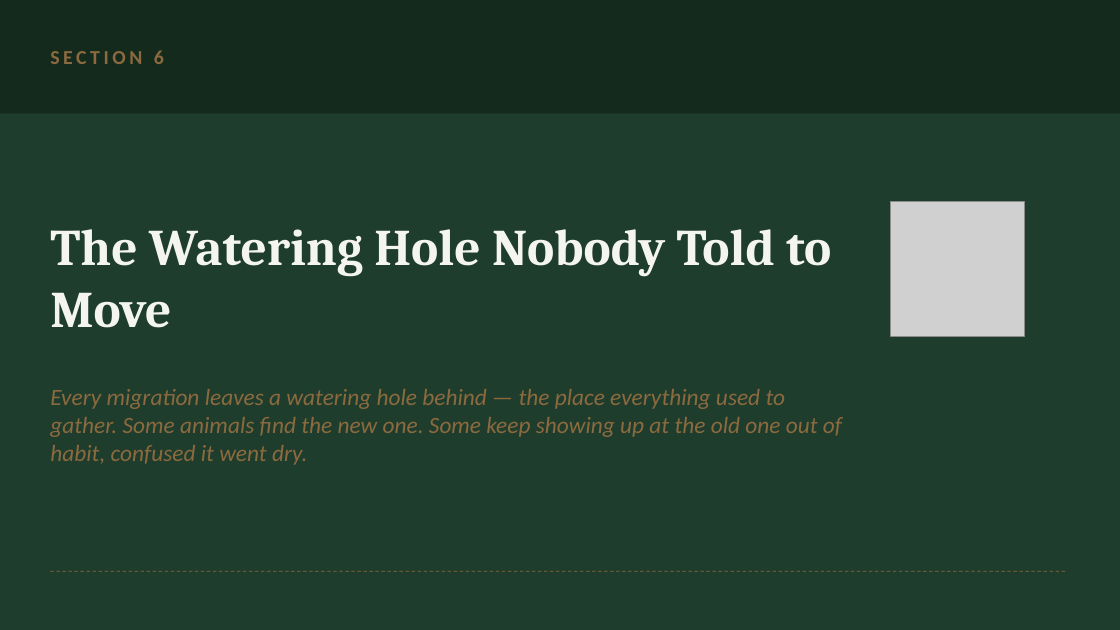
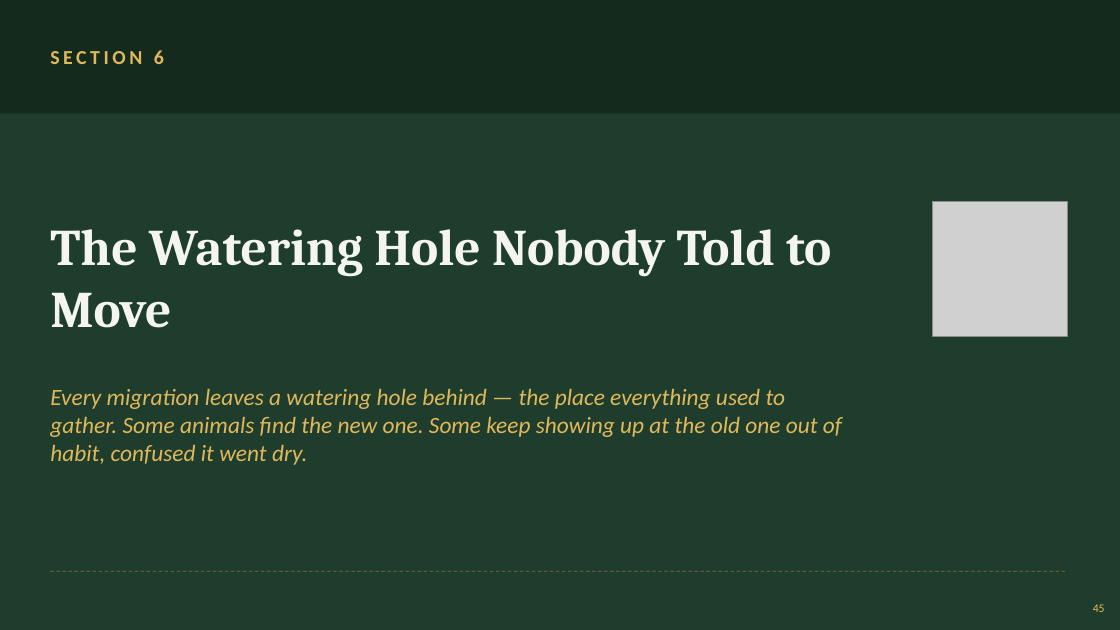
Before and after one commit to neumann1990/Azure_DevOps_To_GitHub, a slide deck: slide 45 of presentation/azure-devops-to-github-the-great-migration-FULL-DECK.pptx (slide 44 before the commit). Drawn at 1120x630 pixels with LibreOffice and Linux fonts; fonts in the diff are those of the drawing; grey boxes stand for pictures. Boxes give left, top, right and bottom in pixels: in the first picture for what was removed or moved away, otherwise in the second. Text is boxed around its words. In the diff, an @@ line names an element or a change of style, - is before the commit and + after.

Commit message:
More styling changes to PP

```diff
--- a/presentation/azure-devops-to-github-the-great-migration-FULL-DECK.pptx
+++ b/presentation/azure-devops-to-github-the-great-migration-FULL-DECK.pptx
@@ text "SECTION 6" at box(50, 50, 164, 64): text colour #8C6A3F to #E0B85C @@
@@ picture: place and size @@
-picture at box(891, 202, 1025, 336)
+picture at box(933, 202, 1068, 336)
@@ text "Every migration leaves a watering ..." at box(50, 389, 842, 465): text colour #8C6A3F to #E0B85C @@
@@ page number added at box(1093, 604, 1105, 612), 10 pt, text #E0B85C @@
+45
```
Also in this commit, not shown: 50 other slides changed.
